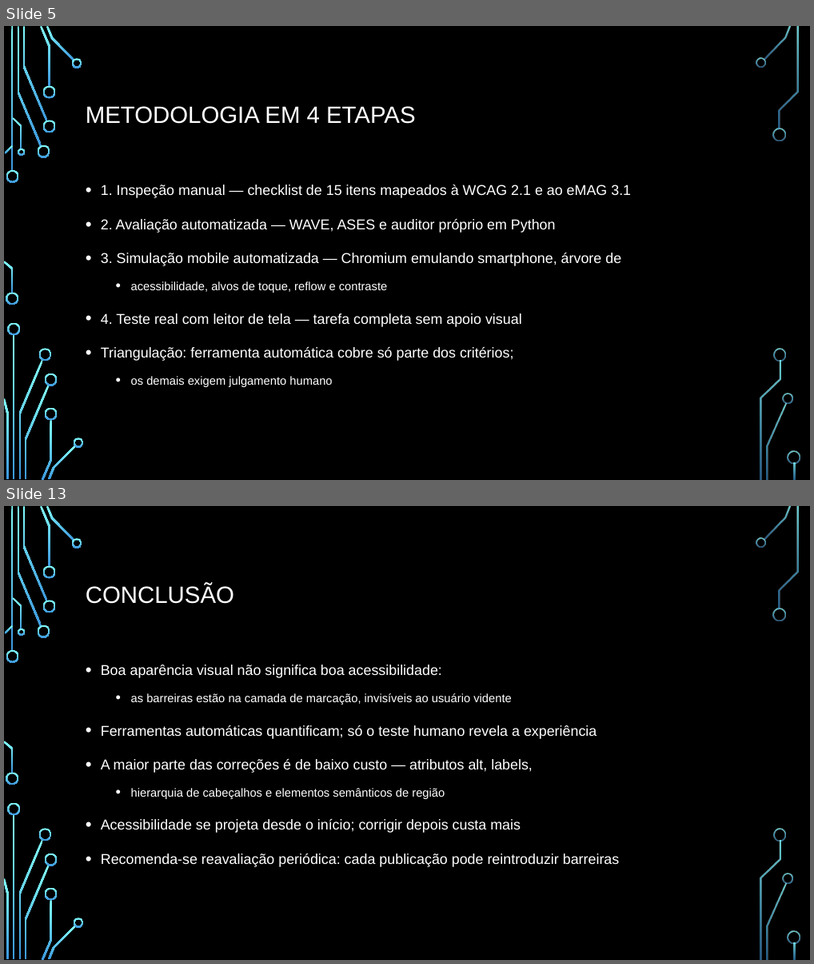
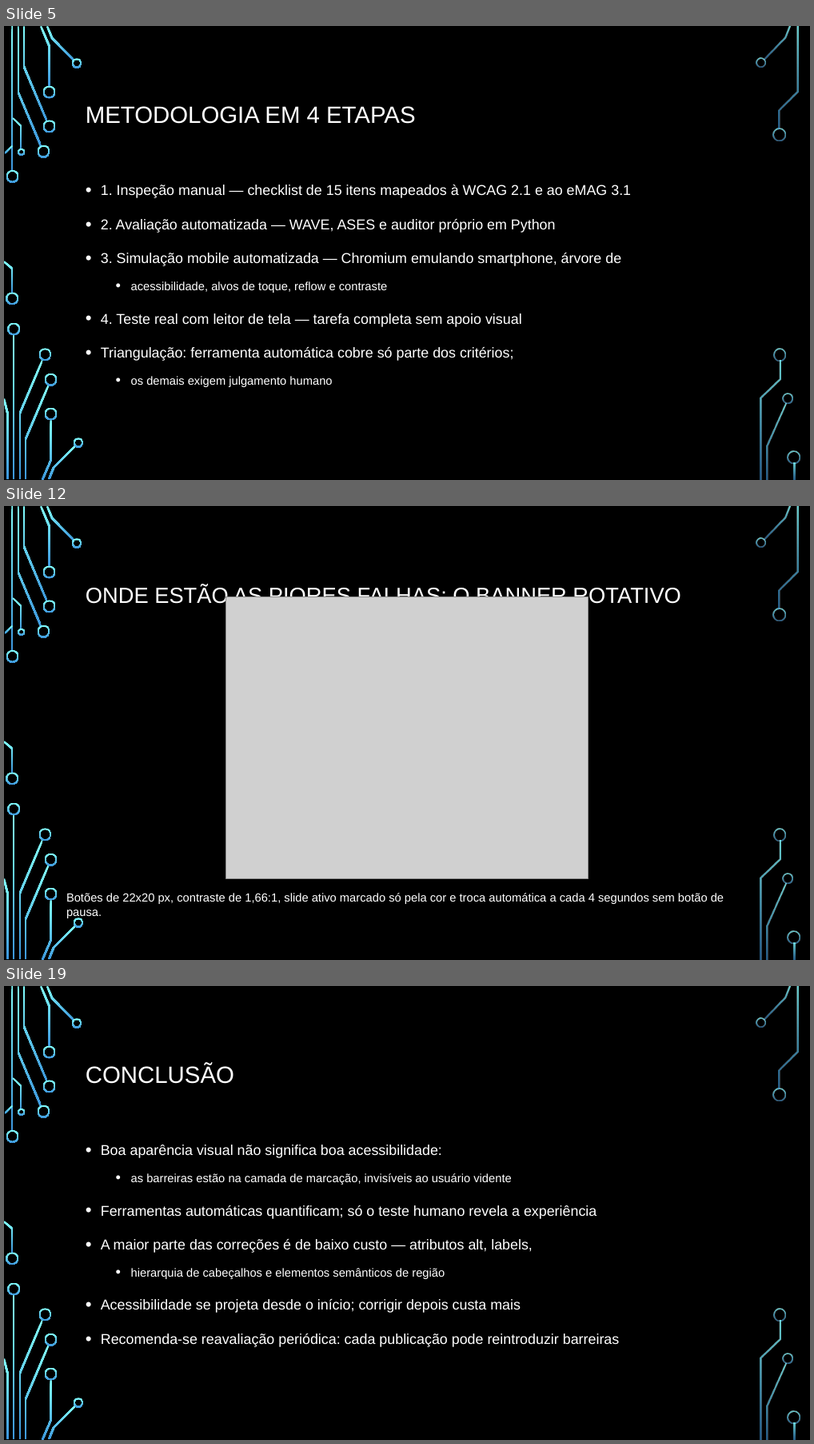
Before and after one commit to guilhermedopp/atividades, a slide deck: apresentacao/APRESENTACAO_AVALIACAO_ACESSIBILIDADE.pptx. Shown one above the other, each under a label of ours: slides 5 and 13 before the commit, slides 5, 12 and 19 after it; the slides between them are not shown. The pictures are 814x964 and 814x1444 pixels, drawn with LibreOffice and Linux fonts; fonts in the diff are those of the drawing; grey boxes stand for pictures; background and template pictures are left out. Boxes give left, top, right and bottom in pixels: in the first picture for what was removed or moved away, otherwise in the second. Text is boxed around its words. In the diff, an @@ line names an element or a change of style, - is before the commit and + after.

```diff
--- a/apresentacao/APRESENTACAO_AVALIACAO_ACESSIBILIDADE.pptx
+++ b/apresentacao/APRESENTACAO_AVALIACAO_ACESSIBILIDADE.pptx
@@ slide 12 added at (4,506,810,960), background picture (left out); not listed: 36 template elements that a slide beside it also shows @@
@@ title added at (86,585,681,606), 26 pt, text #FFFFFF @@
+ONDE ESTÃO AS PIORES FALHAS: O BANNER ROTATIVO
@@ picture added at (226,596,589,878) @@
@@ text added at (66,892,724,918), 14 pt, text #FFFFFF @@
+Botões de 22x20 px, contraste de 1,66:1, slide ativo marcado só pela cor e troca automática a cada 4 segundos sem botão de pausa.
@@ what was slide 13 is now slide 19 @@
```
Also in this commit, not shown: 6 slides changed, 6 other slides added, 1 slide removed, 21 other files.
